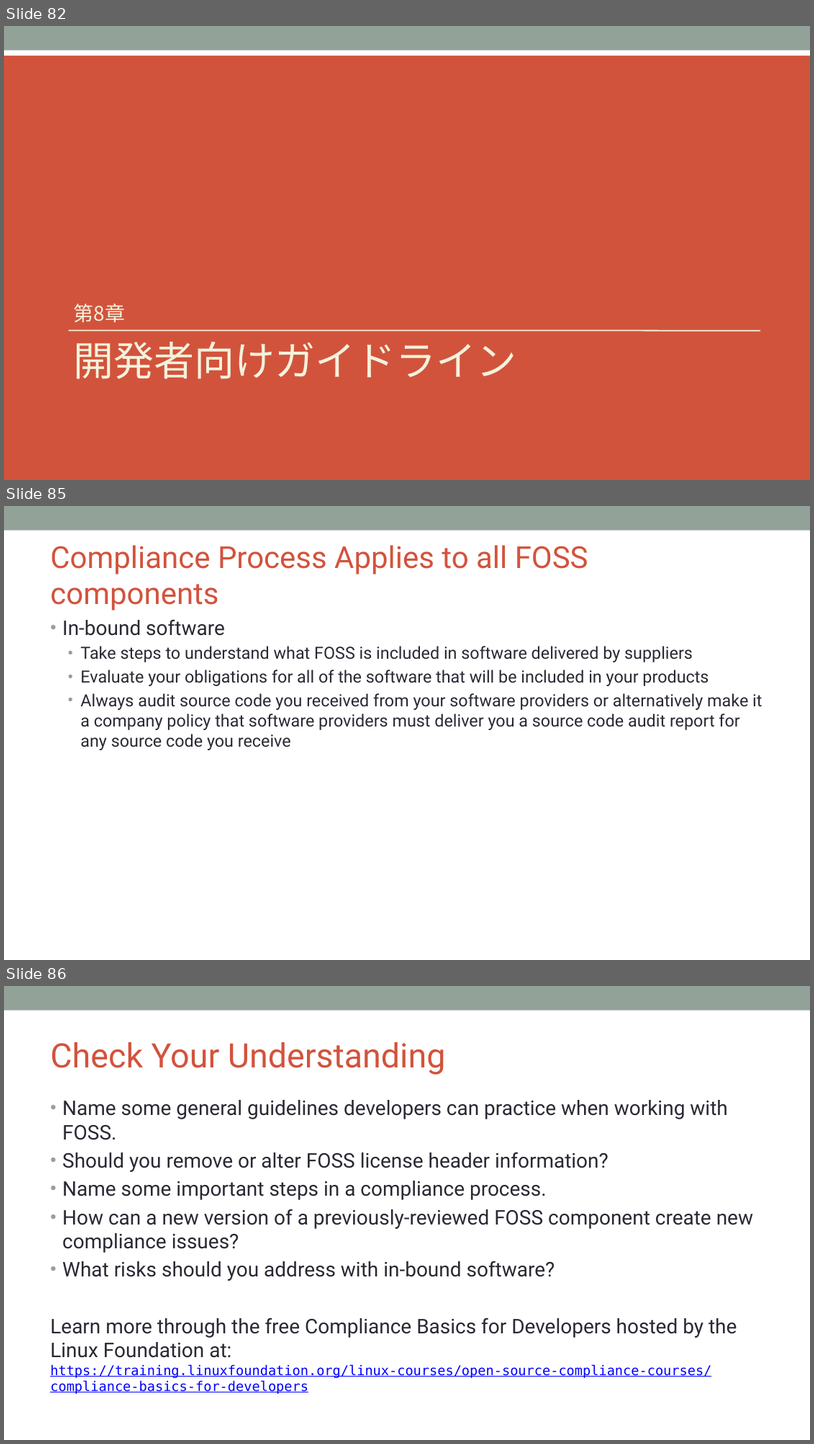
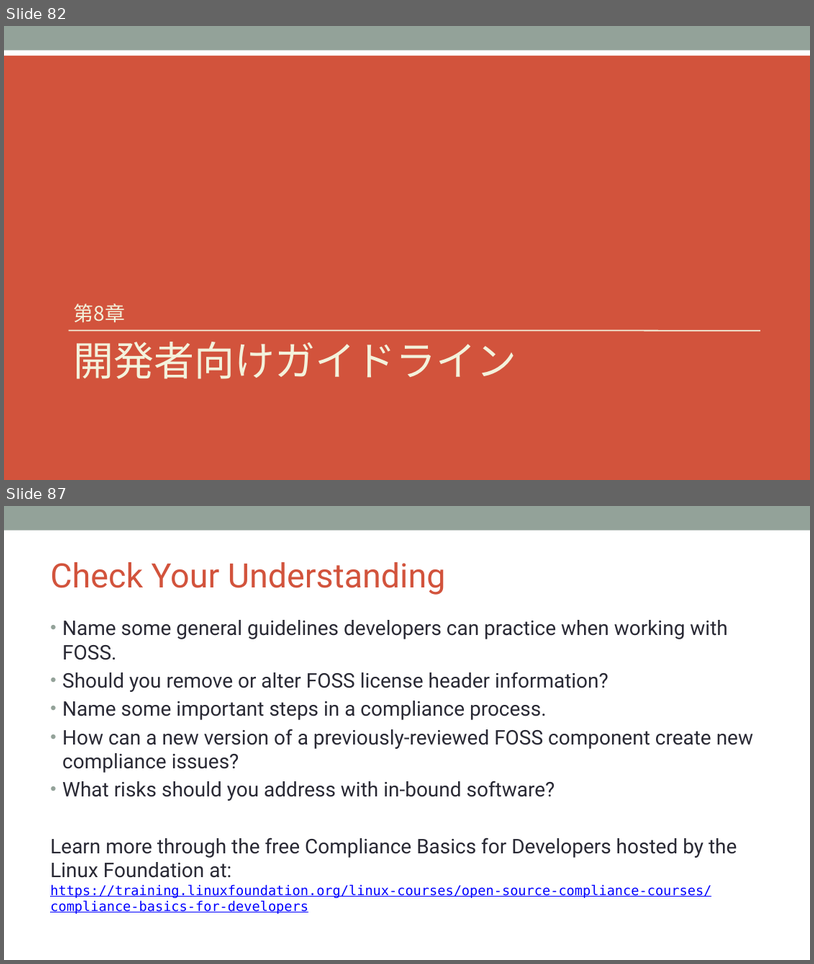
Before and after one commit to OpenChain-Project/Curriculum-Translation-JP, a slide deck: REVIEW/Version_for_v1.1/openchain-curriculum-for-1-1_JP_review_tani.pptx. Shown one above the other, each under a label of ours: slides 82, 85 and 86 before the commit, slides 82 and 87 after it; the slides between them are not shown. The pictures are 814x1444 and 814x964 pixels, drawn with LibreOffice and Linux fonts; fonts in the diff are those of the drawing; background and template pictures are left out. Boxes give left, top, right and bottom in pixels: in the first picture for what was removed or moved away, otherwise in the second. Text is boxed around its words. In the diff, an @@ line names an element or a change of style, - is before the commit and + after.

```diff
--- a/REVIEW/Version_for_v1.1/openchain-curriculum-for-1-1_JP_review_tani.pptx
+++ b/REVIEW/Version_for_v1.1/openchain-curriculum-for-1-1_JP_review_tani.pptx
@@ slide 85 removed at bbox=[4, 506, 810, 960], background #FFFFFF; not listed: 1 template element that a slide beside it also shows @@
@@ title removed at bbox=[50, 545, 589, 610] @@
-Compliance Process Applies to all FOSS components
@@ text removed at bbox=[62, 619, 762, 750] @@
-• In-bound software
-  • Take steps to understand what FOSS is included in software delivered by suppliers
-  • Evaluate your obligations for all of the software that will be included in your products
-  • Always audit source code you received from your software providers or alternatively make it a company policy that software providers must deliver you a source code audit report for any source code you receive
@@ what was slide 86 is now slide 87 @@
```
Also in this commit, not shown: 4 slides changed, 4 slides added, 2 other slides removed.
